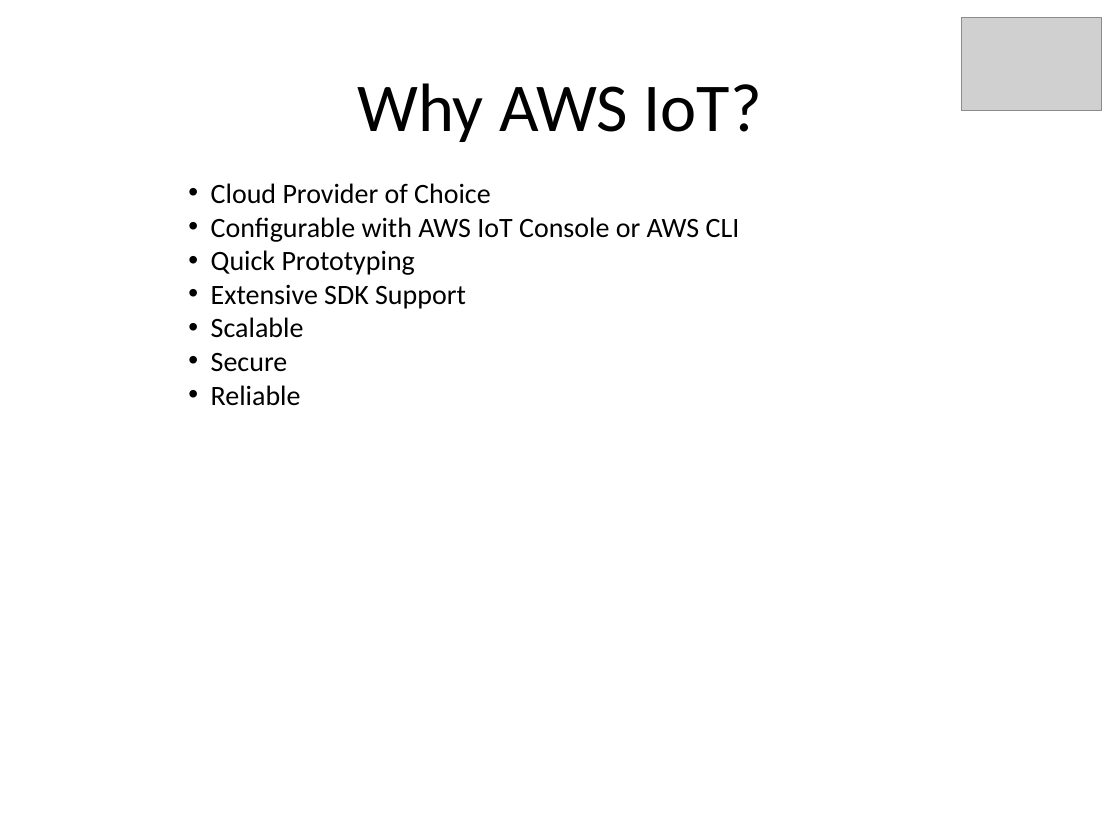
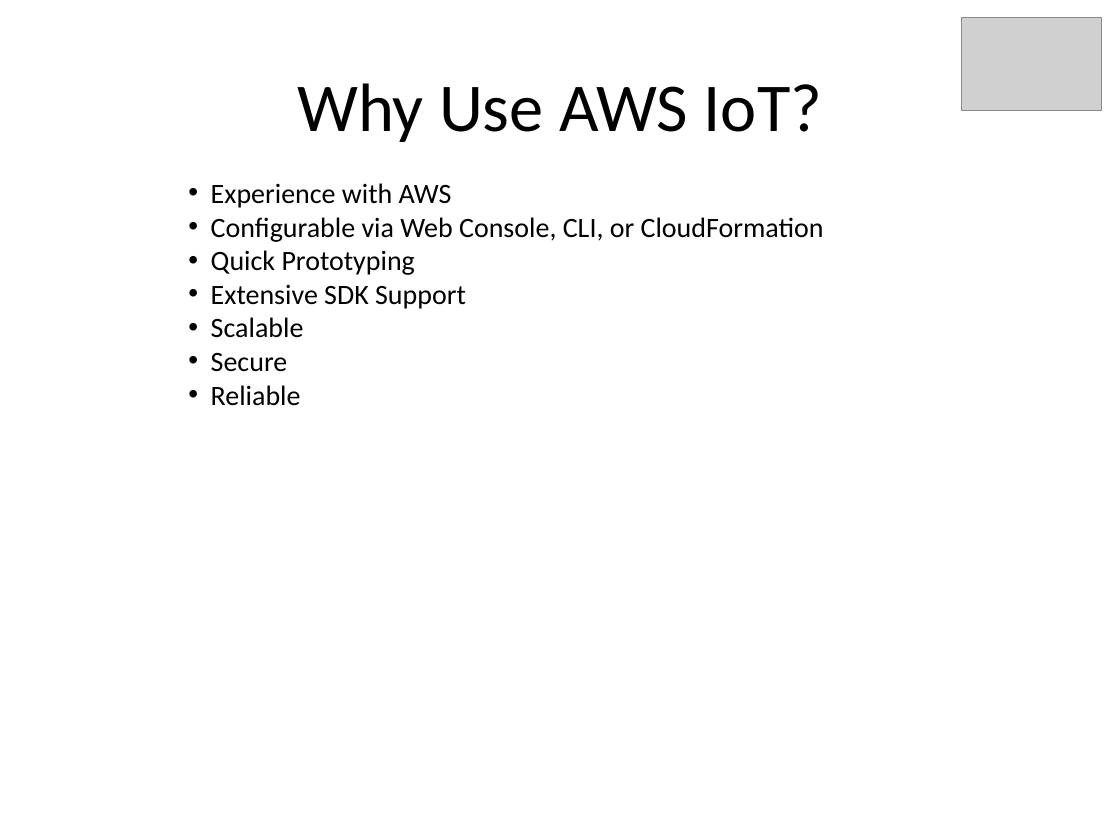
Before and after one commit to kskalvar/AWS-IoT-AndroidStudio, a slide deck: slide 4 of .assets/IoT-QuickStart-with-AWS.pptx (slide 5 before the commit). Drawn at 1120x840 pixels with LibreOffice and Linux fonts; fonts in the diff are those of the drawing; grey boxes stand for pictures. Boxes give left, top, right and bottom in pixels: in the first picture for what was removed or moved away, otherwise in the second. Text is boxed around its words. In the diff, an @@ line names an element or a change of style, - is before the commit and + after.

```diff
--- a/.assets/IoT-QuickStart-with-AWS.pptx
+++ b/.assets/IoT-QuickStart-with-AWS.pptx
@@ title at (297,83,822,142): text changed @@
-Why AWS IoT?
+Why Use AWS IoT?
@@ text at (211,183,824,242): text changed @@
-• Cloud Provider of Choice
-• Configurable with AWS IoT Console or AWS CLI
+• Experience with AWS
+• Configurable via Web Console, CLI, or CloudFormation
```
Also in this commit, not shown: 10 other slides changed, 2 slides added, 1 slide removed, 1 other file.
